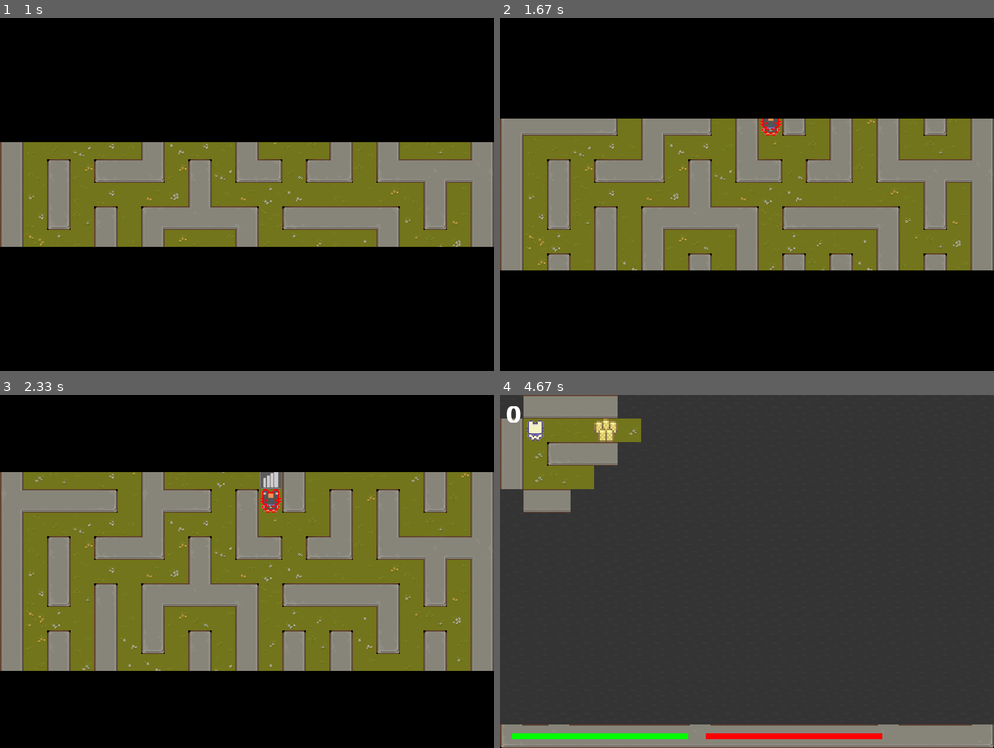
Above: before the commit, frames 1-4 (two rows, left to right).
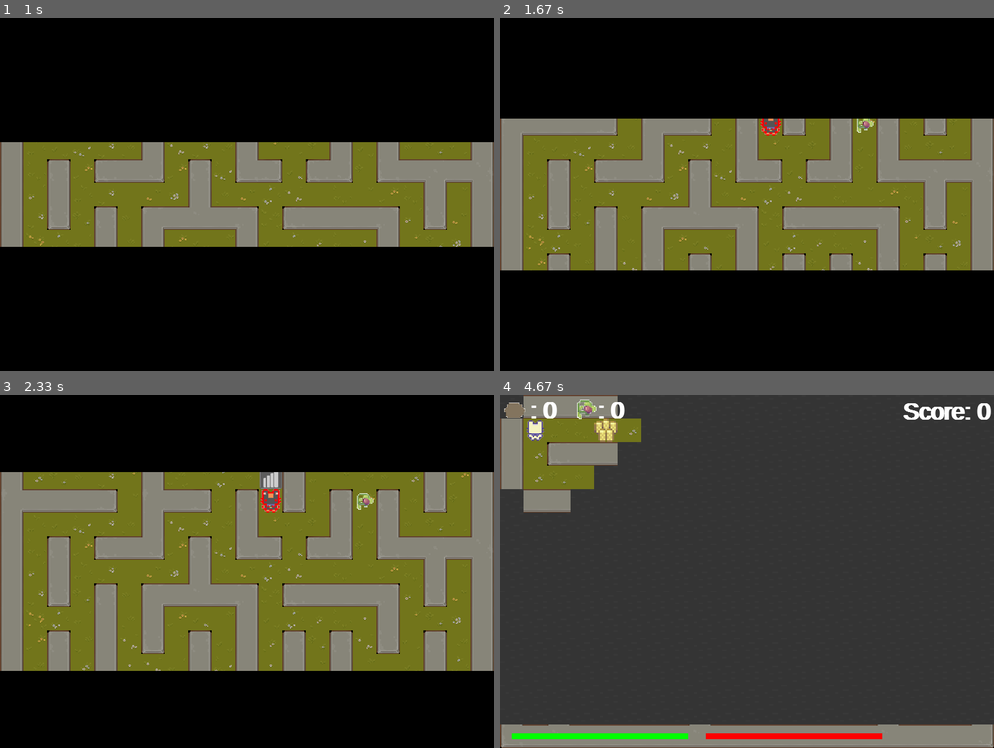
Above: after the commit, the same moments.

Repository: iiimagnum/PYgame_GROUP1
Game: pygame game, started from PygameProject/codes/Main.py
The game is run twice, just before and just after one commit, with the same random seed, the same clock (stepped at 60 frames per second) and the same inputs.
Inputs:
- Up to frame 1 (1 s): no input
- Up to frame 2 (1.67 s): no input
- Up to frame 3 (2.33 s): no input
- Up to frame 4 (4.67 s): no input

Frame 1 is identical in both runs. In frame 2, less than 0.1% of the frame differs, in the area x 72-76%, y 28-33%; in frame 3, less than 0.1%; in frame 4, 1.0%, in the area x 0-100%, y 1-8%.

Commit message:
props and scores

Diff:
--- a/PygameProject/codes/InteractivePoint.py
+++ b/PygameProject/codes/InteractivePoint.py
@@ -35,8 +35,26 @@
     def Interact(self):
         pass
 
+class Soil_ip(InteractPoint):
+    def __init__(self,position):
+        InteractPoint.__init__(self,position,InteractType['Soil'],"soil_item.png")
+        self.img = pygame.transform.scale(self.img, (20, 20))
+        self.img.set_colorkey((255, 255, 255))
+
+    def Interact(self):
+        pass
+
+class Fruit_ip(InteractPoint):
+    def __init__(self,position):
+        InteractPoint.__init__(self,position,InteractType['Fruit'],"fruit_item.png")
+        self.img = pygame.transform.scale(self.img, (30, 30))
+        self.img.set_colorkey((255, 255, 255))
+
+    def Interact(self):
+        pass
 
 class InteractType(Enum):
     Exit=1
     Treasure=2
-    Item=3
+    Soil=3
+    Fruit=4
--- a/PygameProject/codes/Main.py
+++ b/PygameProject/codes/Main.py
@@ -45,6 +45,8 @@
     pygame.init()
     next_level = 0
     score = 0
+    soil_count = 0
+    fruit_count = 0
     fonts = pygame.font.get_fonts()
     font = pygame.font.SysFont(fonts[0], 40)
     font.bold = True
@@ -120,9 +122,16 @@
                 sound_dash.playing = False
 
             if pygame.K_b in InputManager.keyDownList:
-                if player.soils_count > 0:
+                if soil_count > 0:
                     Soils.add(Soil(player.rect.centerx, player.rect.centery))
-                    player.soils_count -= 1
+                    soil_count -= 1
+            if pygame.K_n in InputManager.keyDownList:
+                if fruit_count > 0:
+                    fruit_count -= 1
+                    if player.health <= 80:
+                        player.health += 20
+                    else:
+                        player.health = 100
 
             '''Maze'''
             maze.draw(MainSurface)
@@ -150,6 +159,14 @@
                         next_level = 1
                         health = player.health
                         break
+                    elif ip.type == InteractType.Soil:
+                        maze.InteractPointList.remove(ip)
+                        if soil_count < 3:
+                            soil_count += 1
+                    elif ip.type == InteractType.Fruit:
+                        maze.InteractPointList.remove(ip)
+                        if fruit_count < 3:
+                            fruit_count += 1
 
             if next_level:
                 sound_pass.play()
@@ -158,7 +175,10 @@
 
             Soils.draw(MainSurface)
             player.draw(MainSurface)
-            textSurface = font.render(str(score), True, (255, 255, 255))
+            textSurface = font.render("Score: " + str(score), True, (255, 255, 255))
+            width, height = font.size("Score: " + str(score))
+            soil_count_surface = font.render(": " + str(soil_count), True, (255, 255, 255))
+            fruit_count_surface = font.render(": " + str(fruit_count), True, (255, 255, 255))
             [m.draw(MainSurface) for m in monster_list]
 
 
@@ -170,7 +190,15 @@
             player.getMask()
             MainSurface.blit(wallsSurface,wallsSurface.get_rect())
             """
-            MainSurface.blit(textSurface, (10, 10))
+            MainSurface.blit(textSurface, (840 - width - 5, 5))
+            img = pygame.image.load("../images/props/soil_water.png").convert_alpha()
+            img.set_colorkey((255, 255, 255))
+            MainSurface.blit(img, (5, 5))
+            MainSurface.blit(soil_count_surface, (50, 3))
+            img = pygame.image.load("../images/interactPoint/fruit_item.png").convert_alpha()
+            img.set_colorkey((255, 255, 255))
+            MainSurface.blit(img, (130, 7))
+            MainSurface.blit(fruit_count_surface, (165, 3))
             pygame.display.flip()
 
 
--- a/PygameProject/codes/Maze.py
+++ b/PygameProject/codes/Maze.py
@@ -175,7 +175,7 @@
                             self.CurrentMazeInfo[i,j]=MazeCell((i,j),0,obstacleValue)
 
         #Add the interact point
-        self.SummonInteractPoint(3)
+        self.SummonInteractPoint(3, 1, 1)
 
         pass
 
@@ -186,7 +186,12 @@
                 drawSurface.blit(self.CurrentMazeInfo[y,x].img,self.CurrentMazeInfo[y,x].rect)
 
         for ip in self.InteractPointList:
-            drawSurface.blit(ip.img,ip.rect)
+            if ip.type == InteractType.Soil:
+                drawSurface.blit(ip.img, (ip.rect.centerx - 10, ip.rect.centery - 10))
+            elif ip.type == InteractType.Fruit:
+                drawSurface.blit(ip.img, (ip.rect.centerx - 15, ip.rect.centery - 15))
+            else:
+                drawSurface.blit(ip.img, ip.rect)
         surface.blit(drawSurface,drawSurface.get_rect())
 
     def __RemoveWall__(self,maze,RemoveNum):
@@ -308,7 +313,7 @@
 
         return maze
 
-    def SummonInteractPoint(self,treasureNum):
+    def SummonInteractPoint(self,treasureNum,soilNum,fruitNum):
         while treasureNum>0:
             treasureNum-=1
             while True:
@@ -317,6 +322,28 @@
                 if self.CurrentMazeInfo[y,x].cellType==1:
                     self.CurrentMazeInfo[y,x].cellType=2
                     ip=Treasure((y,x))
+                    self.InteractPointList.append(ip)
+                    break
+
+        while soilNum>0:
+            soilNum-=1
+            while True:
+                x=random.randint(1,MAZE_X*2)
+                y=random.randint(1,MAZE_Y*2)
+                if self.CurrentMazeInfo[y,x].cellType==1:
+                    self.CurrentMazeInfo[y,x].cellType=2
+                    ip=Soil_ip((y,x))
+                    self.InteractPointList.append(ip)
+                    break
+
+        while fruitNum>0:
+            fruitNum-=1
+            while True:
+                x=random.randint(1,MAZE_X*2)
+                y=random.randint(1,MAZE_Y*2)
+                if self.CurrentMazeInfo[y,x].cellType==1:
+                    self.CurrentMazeInfo[y,x].cellType=2
+                    ip=Fruit_ip((y,x))
                     self.InteractPointList.append(ip)
                     break
 
--- a/PygameProject/codes/Player.py
+++ b/PygameProject/codes/Player.py
@@ -15,7 +15,6 @@
         self.power = 100
         self.health = health
         self.images = []
-        self.soils_count = 0
         for i in range(0, 4):
             collect = []
             for j in range(0, 4):
Binary file added: PygameProject/images/interactPoint/fruit_item.png
Binary file added: PygameProject/images/interactPoint/soil_item.png
